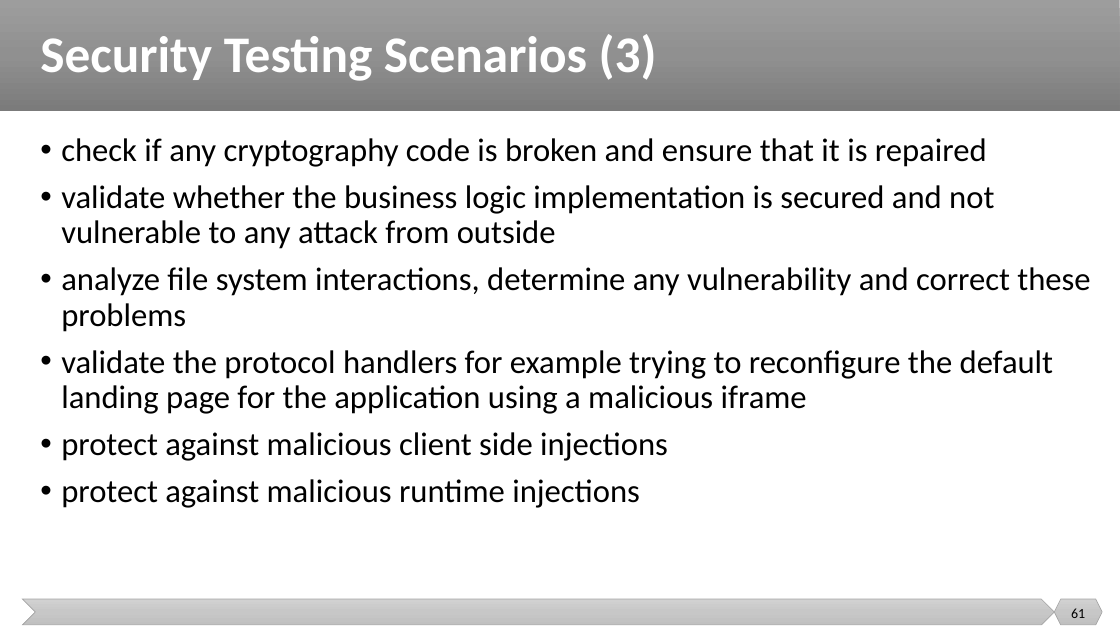
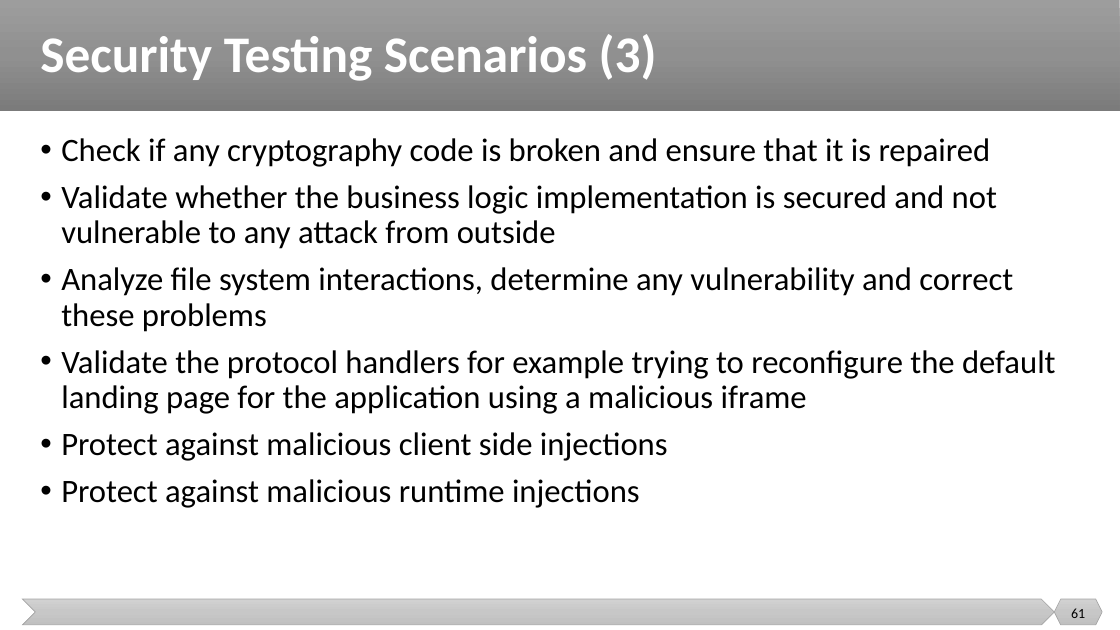
Before and after one commit to malenezi/malenezi, a slide deck: slide 61 of new_SE401/Lectures/10-Advanced Topics/Advanced Topics.pptx. Drawn at 1120x630 pixels with LibreOffice and Linux fonts; fonts in the diff are those of the drawing. Boxes give left, top, right and bottom in pixels: in the first picture for what was removed or moved away, otherwise in the second. Text is boxed around its words. In the diff, an @@ line names an element or a change of style, - is before the commit and + after.

```diff
--- a/new_SE401/Lectures/10-Advanced Topics/Advanced Topics.pptx
+++ b/new_SE401/Lectures/10-Advanced Topics/Advanced Topics.pptx
@@ text at box(61, 138, 1056, 508): text changed @@
-• check if any cryptography code is broken and ensure that it is repaired
-• validate whether the business logic implementation is secured and not vulnerable to any attack from outside
-• analyze file system interactions, determine any vulnerability and correct these problems
-• validate the protocol handlers for example trying to reconfigure the default landing page for the application using a malicious iframe
-• protect against malicious client side injections
-• protect against malicious runtime injections
+• Check if any cryptography code is broken and ensure that it is repaired
+• Validate whether the business logic implementation is secured and not vulnerable to any attack from outside
+• Analyze file system interactions, determine any vulnerability and correct these problems
+• Validate the protocol handlers for example trying to reconfigure the default landing page for the application using a malicious iframe
+• Protect against malicious client side injections
+• Protect against malicious runtime injections
```
Also in this commit, not shown: 20 other slides changed, 3 slides added, 2 other files.
